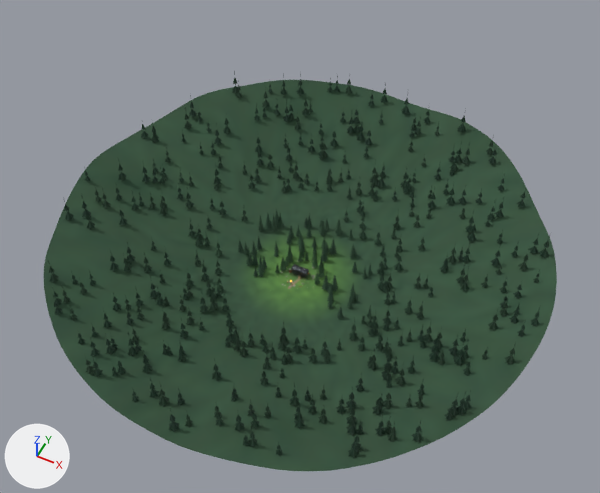
The glTF model maringotky/models/scena_antracit.glb, before and after one commit.
Rendered twice from a camera (50 mm lens) standing at (88.0, -176.2, 235.7) and looking at (2.9, -6.0, 22.8). Every picture has the same lights, and +X, +Y and +Z are marked at lower left. The older version comes first. Where no turn or scale is listed for an object, it has been applied to the vertices. Vertices at exactly the same position are counted once.

Names of what the first picture shows: 'Les_blizko', 'Les_daleko', 'Teren' and 7 more.
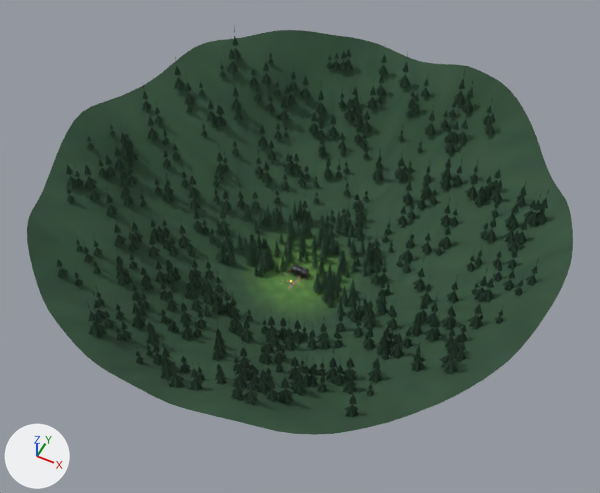
Where the newer file only moved an object's origin or applied its transform, the numbers keep the older frame.

Pixel boxes [x1, y1, x2, y2] of what changed, in the pictures (600 x 493 px; the box of a moved part takes in the faces that stretch with it):
'Teren', reshaped (6% wider)
    before: [43, 80, 557, 471]
    after: [27, 30, 573, 435]
'Les_daleko', reshaped, moved, rescaled
    before: [48, 71, 551, 459]
    after: [55, 29, 550, 418]
'Les_blizko', reshaped, moved (9% wider)
    before: [238, 208, 372, 320]
    after: [227, 201, 373, 316]
part 1 of me_les_blizko, deleted
    before: [243, 208, 367, 320]
part 2 of me_les_blizko, built on
    before: [238, 211, 372, 316]
    after: [227, 201, 373, 315]
part 3 of me_les_daleko, moved or reshaped
    before: [80, 287, 87, 295]
    after: [84, 246, 89, 254]
part 4 of me_les_daleko, moved or reshaped
    before: [414, 221, 420, 228]
    after: [407, 211, 416, 219]
part 5 of me_les_daleko, moved or reshaped
    before: [393, 222, 400, 229]
    after: [410, 203, 415, 210]
part 6 of me_les_daleko, moved or reshaped (not visible afterwards)
    before: [375, 342, 384, 351]
part 7 of me_les_daleko, moved or reshaped
    before: [366, 320, 372, 327]
    after: [361, 308, 366, 316]
part 8 of me_les_daleko, moved or reshaped
    before: [336, 405, 346, 415]
    after: [333, 374, 345, 386]
part 9 of me_les_daleko, moved or reshaped
    before: [292, 172, 300, 180]
    after: [281, 181, 289, 190]
part 10 of me_les_daleko, moved or reshaped
    before: [197, 116, 203, 122]
    after: [198, 89, 205, 97]
part 11 of me_les_daleko, moved or reshaped
    before: [160, 278, 165, 284]
    after: [149, 246, 160, 259]
part 12 of me_les_daleko, moved or reshaped (not visible before)
    after: [84, 165, 92, 176]
part 13 of me_les_daleko, moved or reshaped
    before: [118, 164, 123, 172]
    after: [121, 146, 131, 157]
part 14 of me_les_daleko, moved or reshaped
    before: [143, 167, 147, 174]
    after: [121, 132, 127, 144]
part 15 of me_les_daleko, moved or reshaped
    before: [156, 297, 164, 306]
    after: [155, 271, 167, 283]
part 16 of me_les_daleko, deleted
    before: [48, 71, 549, 459]
part 17 of me_les_daleko, built on
    before: [52, 74, 551, 440]
    after: [57, 29, 550, 418]

The change, as a list of edits to the scene's bpy script:
```text
Change me_les_blizko:
    used by ob_les_blizko; location = (-0.5, 6.4, 5.9); scale = (25.5, 25.5, 25.5)
    remove me_les_blizko.from_pydata(...)  # 5610 vertices, 5280 faces; spans x -1.0..1.0, y -0.78..0.78, z -0.21..0.21
    add me_les_blizko.from_pydata(...)  # 11220 vertices, 10560 faces; spans x -1.0..1.0, y -0.78..0.78, z -0.29..0.29
    me_les_blizko part 1: 114 loose pieces with 1938 vertices, spanning x -0.93..1.0, y -0.78..0.77, z -0.21..0.21, are deleted
    me_les_blizko part 2: 133 vertices moved within x -0.87..0.96, y -0.71..0.71, z -0.21..0.19; 2685 vertices removed from x -0.99..0.99, y -0.76..0.76, z -0.21..0.2; 10233 vertices added at x -0.98..1.0, y -0.78..0.78, z -0.29..0.29
    other edits to the shape of me_les_blizko do not show in these pictures
Change me_les_daleko:
    used by ob_les_daleko; location = (-0.1, 0.6, 18.0); scale = (85.5, 85.5, 85.5)
    remove me_les_daleko.from_pydata(...)  # 14820 vertices, 13680 faces; spans x -1.0..1.0, y -1.0..1.0, z -0.18..0.18
    add me_les_daleko.from_pydata(...)  # 16380 vertices, 15120 faces; spans x -1.0..1.0, y -1.0..1.0, z -0.33..0.33
    me_les_daleko part 3: the loose piece of 13 vertices spanning x -0.67..-0.63, y -0.62..-0.6, z -0.02..0.01 is moved by (0.0, 0.0, 0.08)
    me_les_daleko part 4: the loose piece of 13 vertices spanning x 0.35..0.38, y 0.41..0.44, z -0.14..-0.11 is moved by (-0.01, 0.0, -0.09)
    me_les_daleko part 5: the loose piece of 13 vertices spanning x 0.26..0.3, y 0.37..0.41, z -0.16..-0.12 is moved by (0.08, 0.02, -0.02)
    me_les_daleko part 6: the loose piece of 13 vertices spanning x 0.45..0.49, y -0.27..-0.23, z -0.14..-0.1 is moved by (-0.01, -0.09, -0.07)
    me_les_daleko part 7: the loose piece of 13 vertices spanning x 0.37..0.4, y -0.16..-0.13, z -0.17..-0.14 is moved by (-0.01, 0.0, -0.12)
    me_les_daleko part 8: the loose piece of 13 vertices spanning x 0.44..0.48, y -0.62..-0.59, z -0.08..-0.05 is scaled about its middle by (1.38, 1.38, 1.41), then moved by (0.0, 0.01, -0.03)
    me_les_daleko part 9: the loose piece of 13 vertices spanning x -0.28..-0.23, y 0.45..0.48, z -0.14..-0.11 is moved by (-0.01, -0.09, -0.12)
    me_les_daleko part 10: the loose piece of 13 vertices spanning x -0.79..-0.76, y 0.47..0.49, z -0.01..0.02 is moved by (0.0, 0.0, 0.04)
    me_les_daleko part 11: the loose piece of 13 vertices spanning x -0.48..-0.45, y -0.37..-0.35, z -0.13..-0.1 is scaled about its middle by (2.1, 2.11, 2.21), then moved by (-0.07, 0.02, -0.02)
    me_les_daleko part 12: the loose piece of 13 vertices spanning x -0.89, y -0.27..-0.26, z 0.08..0.12 is scaled about its middle by (14.9, 15.2, 1.43), then moved by (0.0, 0.0, 0.02)
    me_les_daleko part 13: the loose piece of 13 vertices spanning x -0.89..-0.87, y -0.02..0.0, z 0.04..0.07 is scaled about its middle by (2.53, 2.53, 1.44), then moved by (0.0, 0.0, -0.02)
    me_les_daleko part 14: the loose piece of 13 vertices spanning x -0.82..-0.79, y 0.04..0.07, z 0.0..0.04 is moved by (-0.07, -0.06, 0.08)
    me_les_daleko part 15: the loose piece of 13 vertices spanning x -0.42..-0.38, y -0.48..-0.45, z -0.12..-0.08 is scaled about its middle by (1.49, 1.49, 1.52), then moved by (-0.04, 0.02, -0.05)
    me_les_daleko part 16: 807 loose pieces with 10491 vertices, spanning x -1.0..1.0, y -1.0..1.0, z -0.18..0.18, are deleted
    me_les_daleko part 17: 213 vertices moved within x -0.99..0.98, y -0.98..0.95, z -0.17..0.18; 3309 vertices removed from x -0.99..0.98, y -0.98..0.98, z -0.17..0.15; 15360 vertices added at x -1.0..1.0, y -1.0..1.0, z -0.33..0.33
    other edits to the shape of me_les_daleko do not show in these pictures
Change me_teren:
    remove me_teren.from_pydata(...)  # 4929 vertices, 9744 faces; spans x -88.0..88.0, y -88.0..88.0, z -12.0..12.0
    add me_teren.from_pydata(...)  # 4929 vertices, 9744 faces; spans x -88.0..88.0, y -88.0..88.0, z -12.0..38.0
    me_teren part 18: 2076 of the vertices in x -88.0..88.0, y -88.0..88.0, z -12.0..12.0 are scaled about their middle by (1, 1, 2.08), then moved by (0.0, 0.0, 14.0)
Change ob_les_blizko:
    ob_les_blizko.location: (-0.5, 6.4, 5.9) -> (-0.6, 6.3, 8.1)
Change ob_les_daleko:
    ob_les_daleko.location: (-0.1, 0.6, 18.0) -> (0.0, 0.6, 30.8)
    ob_les_daleko.scale: (85.5, 85.5, 85.5) -> (80.9, 80.9, 80.9)
```
